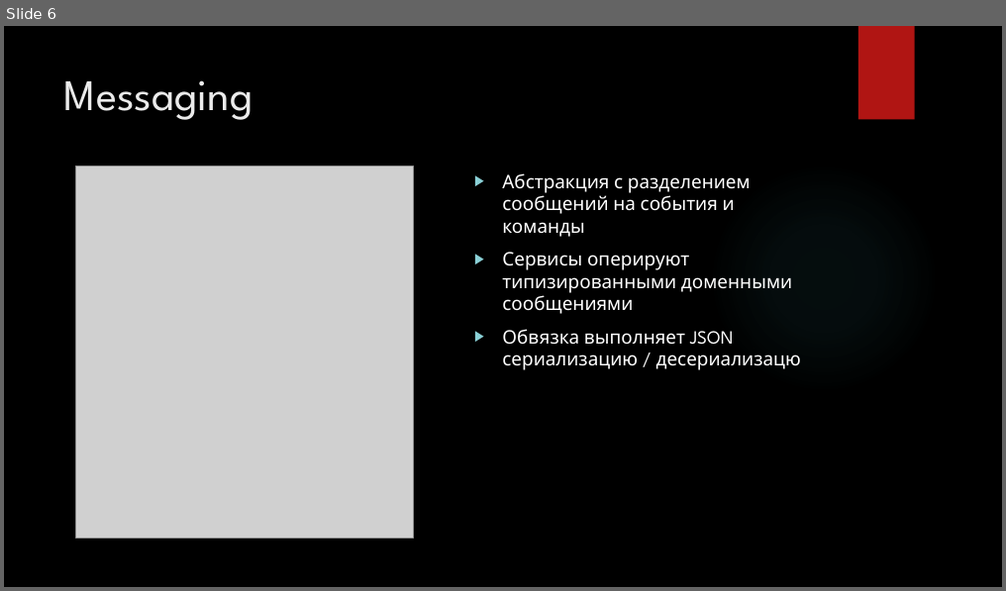
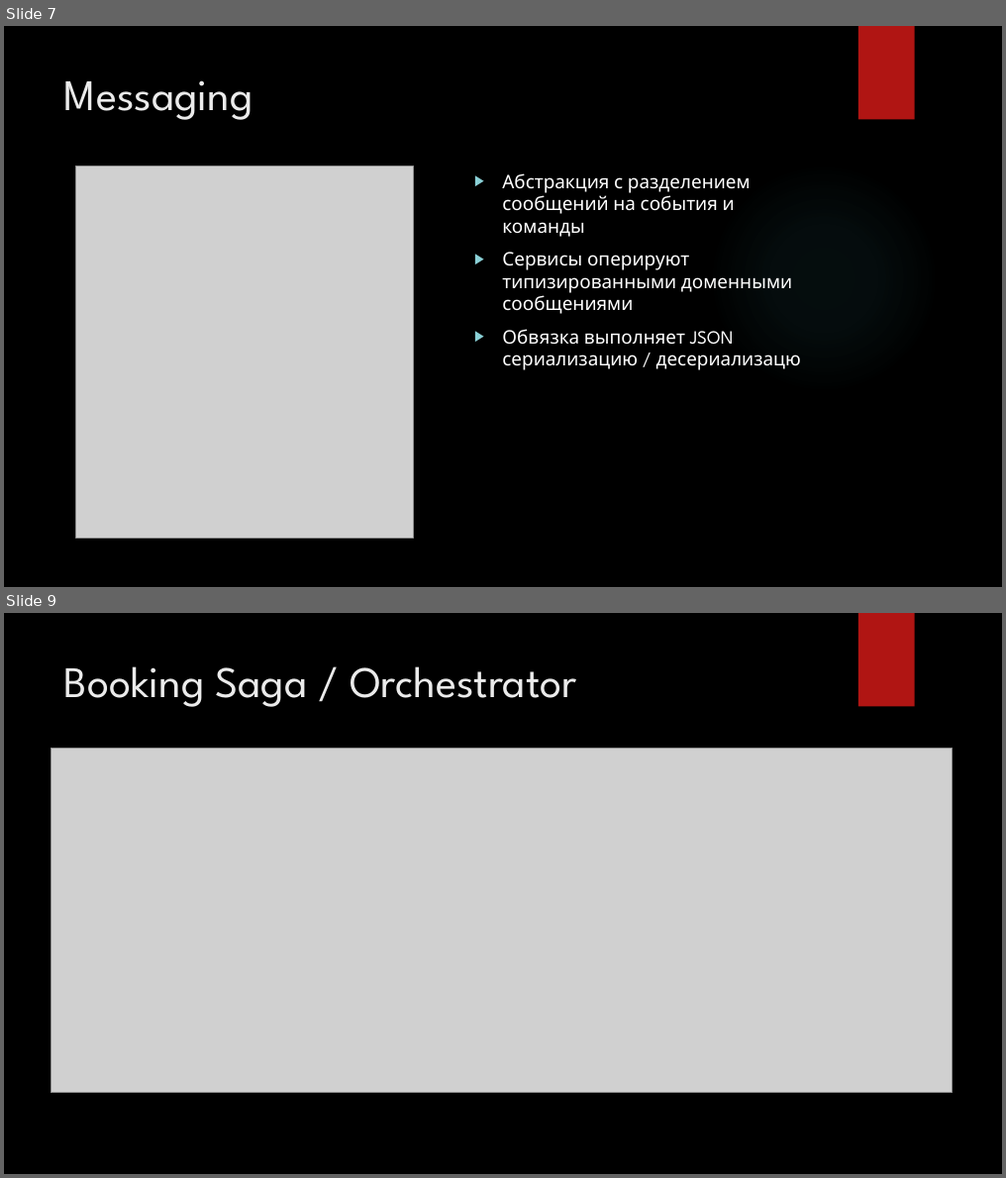
Before and after one commit to gennadytiunov/arch-labs, a slide deck: course-work/Presentation/Circus - Presentation.pptx. Shown one above the other, each under a label of ours: slide 6 before the commit, slides 7 and 9 after it; the slides between them are not shown. The pictures are 1006x591 and 1006x1178 pixels, drawn with LibreOffice and Linux fonts; fonts in the diff are those of the drawing; grey boxes stand for pictures; background and template pictures are left out. Boxes give left, top, right and bottom in pixels: in the first picture for what was removed or moved away, otherwise in the second. Text is boxed around its words. In the diff, an @@ line names an element or a change of style, - is before the commit and + after.

```diff
--- a/course-work/Presentation/Circus - Presentation.pptx
+++ b/course-work/Presentation/Circus - Presentation.pptx
@@ slide 9 added at bbox=[4, 613, 1002, 1174], background picture (left out); not listed: 1 template element that a slide beside it also shows @@
@@ title added at bbox=[64, 666, 577, 707], 42 pt, text #EBEBEB @@
+Booking Saga / Orchestrator
@@ picture added at bbox=[51, 748, 951, 1093] @@
@@ what was slide 6 is now slide 7 @@
```
Also in this commit, not shown: 1 slide changed, 4 other slides added, 9 other files.
